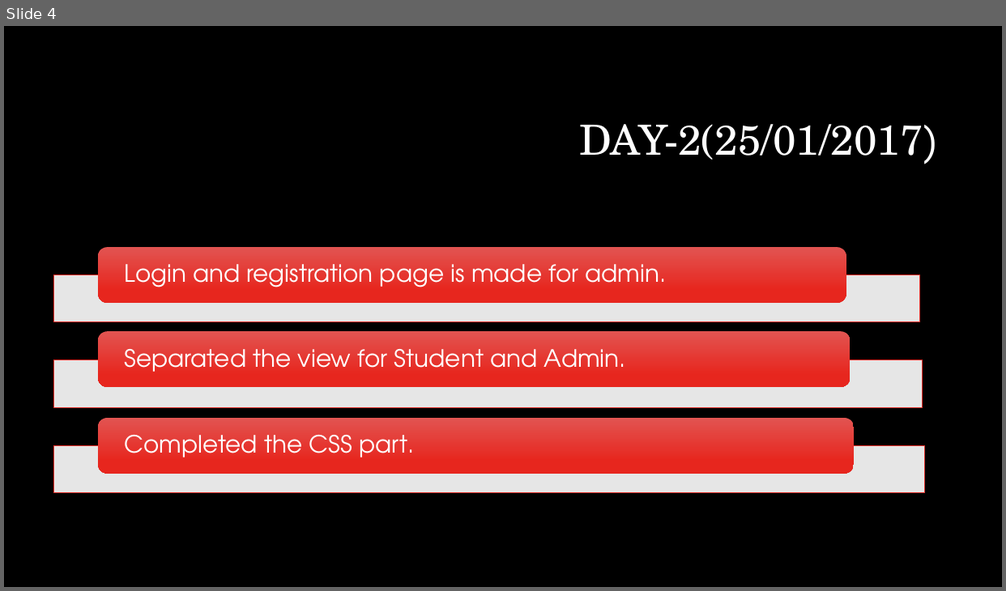
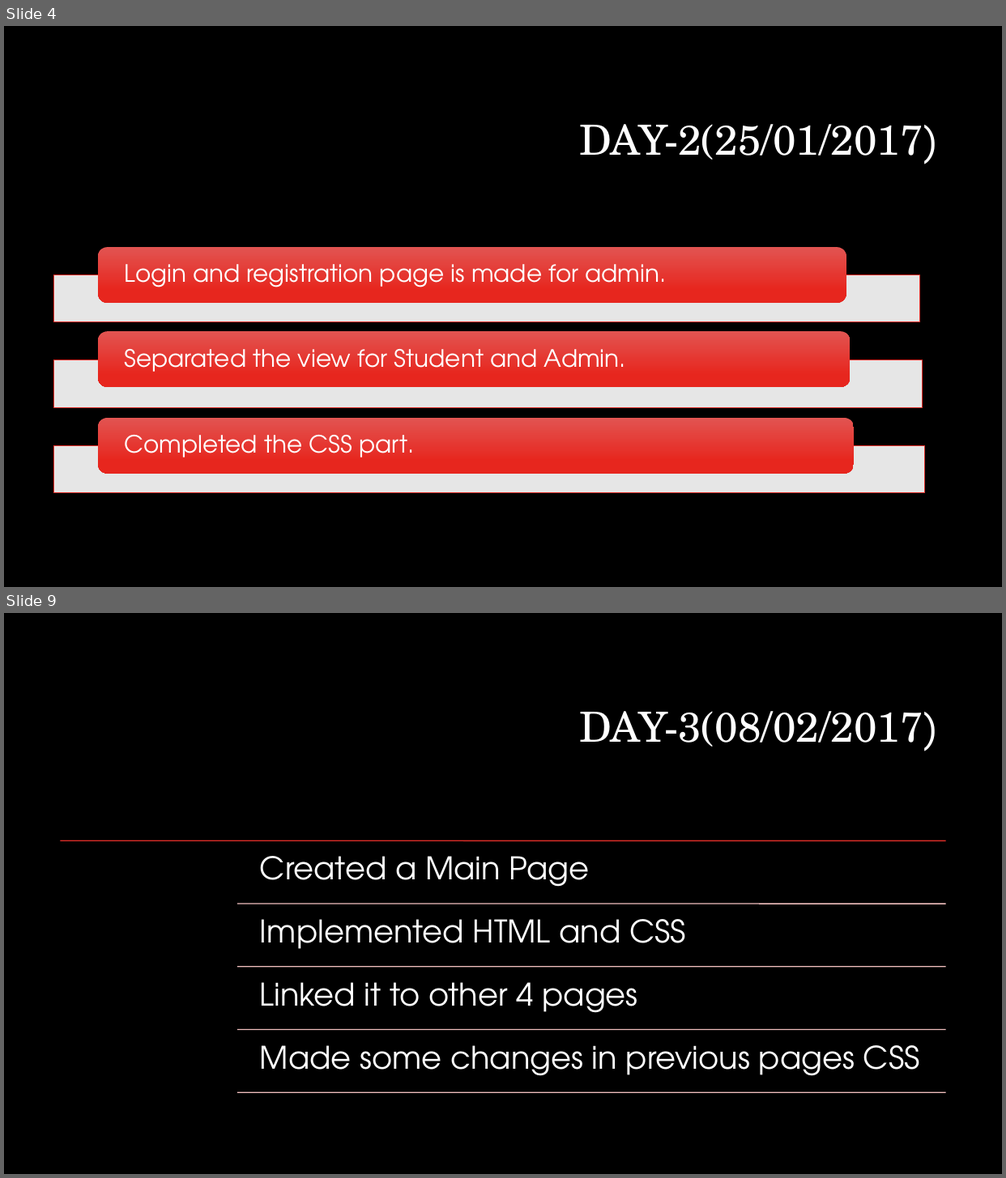
Before and after one commit to priyasatbhaya/IT_WEBD, a slide deck: Internet and web technology new ppt.pptx. Shown one above the other, each under a label of ours: slide 4 before the commit, slides 4 and 9 after it; the slides between them are not shown. The pictures are 1006x591 and 1006x1178 pixels, drawn with LibreOffice and Linux fonts; fonts in the diff are those of the drawing; background and template pictures are left out. Boxes give left, top, right and bottom in pixels: in the first picture for what was removed or moved away, otherwise in the second. Text is boxed around its words. In the diff, an @@ line names an element or a change of style, - is before the commit and + after.

```diff
--- a/Internet and web technology new ppt.pptx
+++ b/Internet and web technology new ppt.pptx
@@ slide 9 added at [4, 613, 1002, 1174], background #000000 @@
@@ title added at [580, 711, 939, 752], 40 pt, text #FFFFFF @@
+DAY-3(08/02/2017)
@@ group added at [60, 841, 946, 1093]: 5 lines, 4 texts @@
+Created a Main Page
+Implemented HTML and CSS
+Linked it to other 4 pages
+Made some changes in previous pages CSS
```
Also in this commit, not shown: 12 slides changed, 5 other slides added, 1 slide removed, 9 other files.
